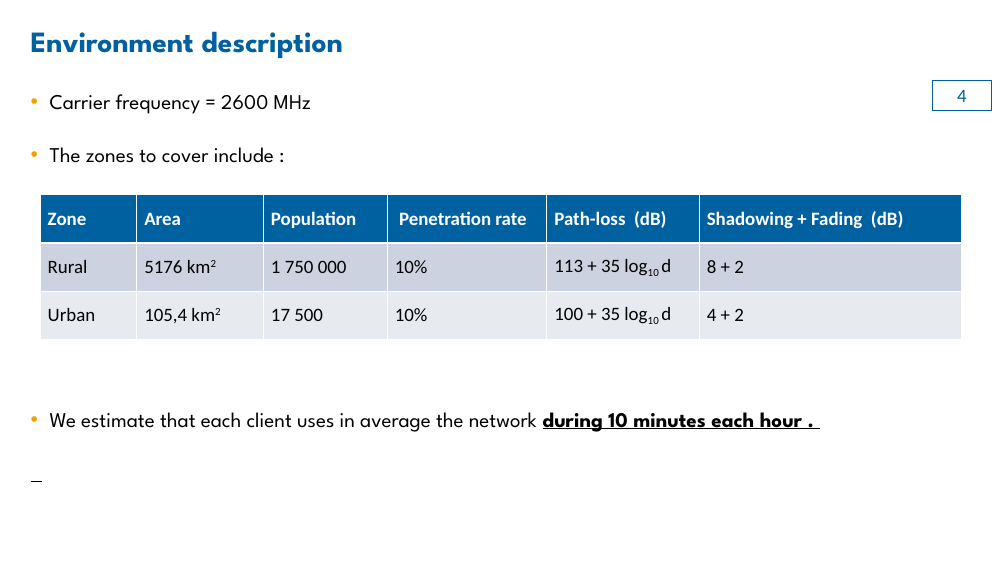
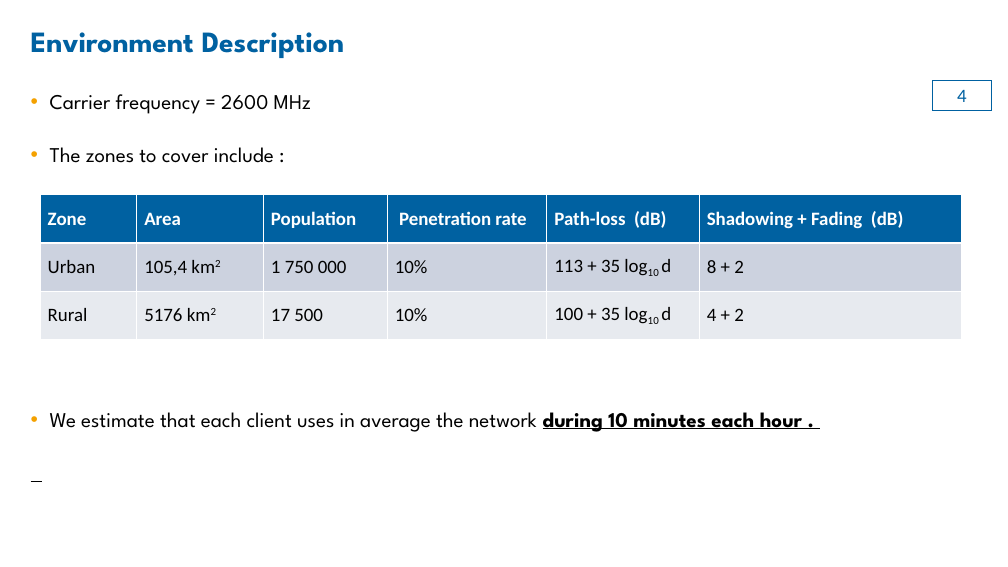
Before and after one commit to heyPetiteF/ISEP, a slide deck: slide 4 of 2402-2406/1-CELLULAIRES ET IoT/Projet/Mini-project.pptx. Drawn at 1008x567 pixels with LibreOffice and Linux fonts; fonts in the diff are those of the drawing; background and template pictures are left out. Boxes give left, top, right and bottom in pixels: in the first picture for what was removed or moved away, otherwise in the second. Text is boxed around its words. In the diff, an @@ line names an element or a change of style, - is before the commit and + after.

```diff
--- a/2402-2406/1-CELLULAIRES ET IoT/Projet/Mini-project.pptx
+++ b/2402-2406/1-CELLULAIRES ET IoT/Projet/Mini-project.pptx
@@ title at [31,32,345,58]: text changed @@
-Environment description
+Environment Description
@@ table at [40,195,963,340] @@
-row 2, column 1: Rural
+row 2, column 1: Urban
-row 2, column 2: 5176 km2
+row 2, column 2: 105,4 km2
-row 3, column 1: Urban
+row 3, column 1: Rural
-row 3, column 2: 105,4 km2
+row 3, column 2: 5176 km2
```
Also in this commit, not shown: 3 other slides changed, 58 other files.
